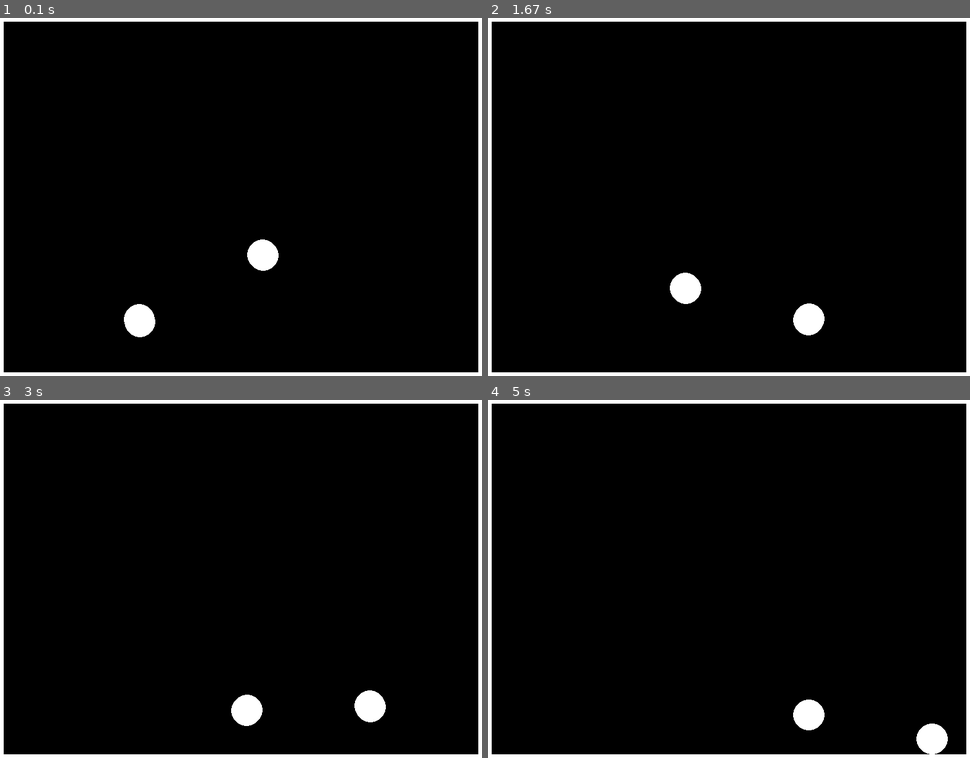
Above: before the commit, frames 1-4 (two rows, left to right).
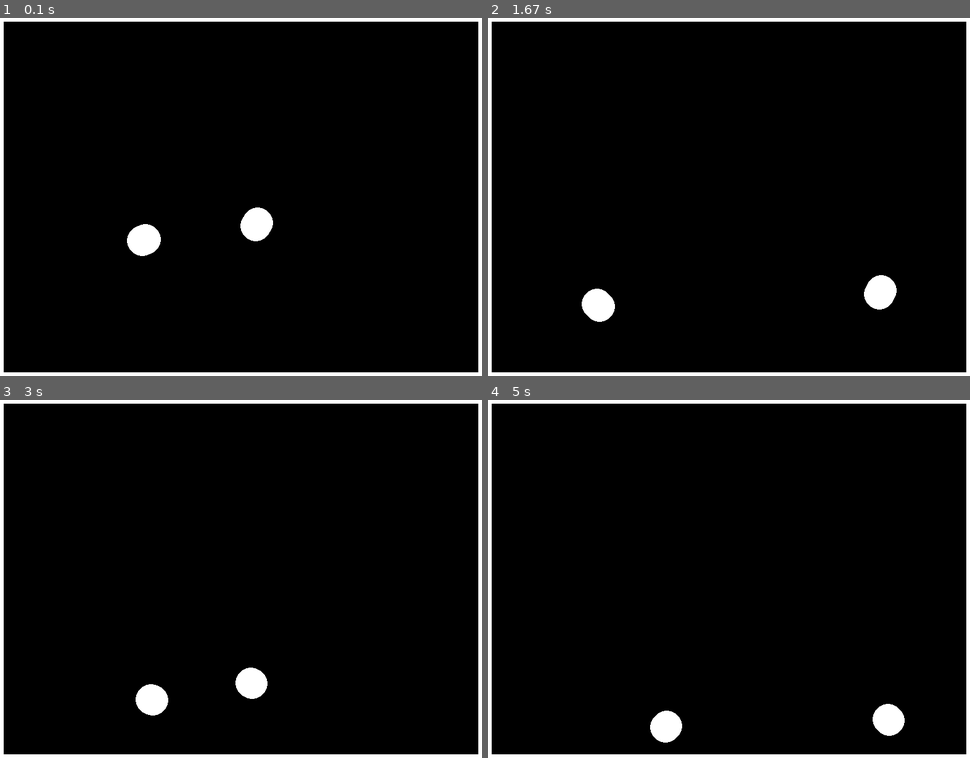
Above: after the commit, the same moments.

Repository: Saadkhalid913/2DPhysicsSim
Game: pygame game, started from MAIN.py
Same seed, same stepped clock (60 frames per second), same inputs: the game is played once before the commit and once after it.
Inputs:
- Up to frame 1 (0.1 s): no input
- Up to frame 2 (1.67 s): no input
- Up to frame 3 (3 s): no input
- Up to frame 4 (5 s): no input

The runs differ from the first frame. In frame 1, 1.9% of the frame differs, in the area x 25-58%, y 52-90%; in frame 2, 1.9%; in frame 3, 1.7%; in frame 4, 1.8%.

Commit message:
Add files via upload

Diff:
--- a/MAIN.py
+++ b/MAIN.py
@@ -1,7 +1,7 @@
 import pygame
 import time
 from PygameClasses import Circle, rect
-g = float(0.05)
+g = float(0.4)
 
 # colors
 BLACK = (0, 0, 0)
@@ -30,16 +30,14 @@
     return [top, bottom, left, right]
 
 
-borders = makeBorders(win, 800, 600)
-
-
 B1 = Circle(win, WHITE, (400, 400), 25)
-B1.setVelocity([1, -1])
+B1.setVelocity([3, -8])
 B1.setAcceleration([0, g])
 B2 = Circle(win, WHITE, (200, 400), 25)
-B2.setVelocity([1, 2])
+B2.setVelocity([5, -5])
 B2.setAcceleration([0, g])
 
+borders = makeBorders(win, 800, 600)
 while True:
     win.fill((0, 0, 0))
     for item in borders:
@@ -52,5 +50,5 @@
     B2.draw()
     B2.move()
     B2.iscollision(borders + [B1])
-
+    time.sleep(0.01)
     pygame.display.update()
--- a/PygameClasses.py
+++ b/PygameClasses.py
@@ -4,7 +4,7 @@
 
 
 def getMag(arr):
-    #returns magnitude of a vector
+    # returns magnitude of a vector
     mag = sqrt(arr[0]**2 + arr[1]**2)
     return mag
 
@@ -20,13 +20,17 @@
 
     def __init__(self, window, color, centre, radius):
         super().__init__(window, color)
+
+        # shape attributes
         self.radius = radius
         self.centre = np.array([centre[0], centre[1]], dtype=float)
+
+        # movement attrubutes
         self.velocity = np.array([0, 0], dtype=float)
         self.acceleration = np.array([0, 0], dtype=float)
 
         # interaction with enviornment
-        self.Bounce = 0.75
+        self.Bounce = 0.875
 
     def draw(self):
         pygame.draw.circle(self.window, self.color,
@@ -36,8 +40,6 @@
         self.centre += self.velocity
         self.draw()
         self.velocity = self.velocity + self.acceleration
-
-
 
     def setVelocity(self, v: list):
         self.velocity = np.array(v)
@@ -81,17 +83,15 @@
         else:
             raise ValueError
 
-
-
     def iscollision(self, objs):
         for obj in objs:
 
             if not isinstance(obj, rect):
-                upper = (getMag(self.velocity) + getMag(obj.velocity)) + 10
+                upper = getMag(self.velocity) + getMag(obj.velocity)
                 lower = -upper
                 obj = obj.rect
             else:
-                upper = getMag(self.velocity) + 10
+                upper = getMag(self.velocity) + 5
                 lower = -upper
 
             if self.rect.colliderect(obj):
@@ -106,10 +106,8 @@
                 # sideways collisions
                 elif lower <= self.min_X - (obj.x + obj.w) <= upper:
                     self.reflect(dir=0)
-                    print("left")
                 elif lower <= self.max_X - obj.x <= upper:
                     self.reflect(dir=0)
-                    print("right")
 
 
 class rect(pygame.Rect):
